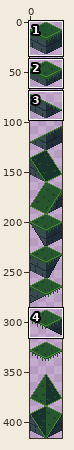
File history of a pixel-art file, assets/img/settlements/tileset_buildings.aseprite. Above, an overview of the earlier version with the close-up marked.
Close-up. As it was:
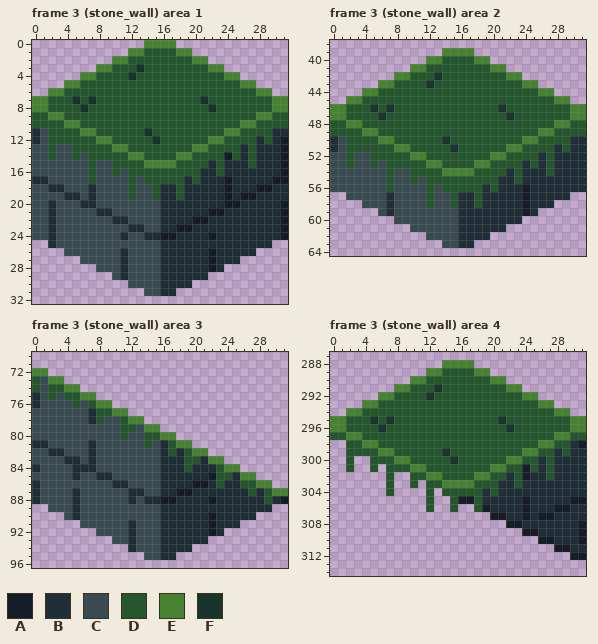
32x416 pixels, 6 frames. Shown: frame 3 (stone_wall) area 1: x 0..31, y 0..32; frame 3 (stone_wall) area 2: x 0..31, y 38..64; frame 3 (stone_wall) area 3: x 0..31, y 70..96; frame 3 (stone_wall) area 4: x 0..31, y 287..314. The commit also changed other frames or places, which this record leaves out.
Visible layers, top first: "Extras", "NoCopy", "Copy".
Palette (. is transparent): A #151d28  B #202e37  C #394a50  D #25562e  E #468232  F #19332d
Pixels before, frame 3 (stone_wall) area 1, first column x 0:
 0 ..............EEEE..............
 1 ............EEDDDDEE............
 2 ..........EEDDDDDDDDEE..........
 3 ........EEDDDFDDDDDDDDEE........
 4 ......EEDDDDFDDDDDDDDDDDEE......
 5 ....EEDDDDDDDDDDDDDDDDDDDDEE....
 6 ..EEDDDDDDDDDDDDDDDDDDDDDDDDEE..
 7 EEDDDFDFDDDDDDDDDDDDDFDDDDDDDDEE
 8 EEDDDDFDDDDDDDDDDDDDDDFDDDDDDDEE
 9 DDEEDDDDDDDDDDDDDDDDDDDDDDDDEEDD
10 DDDDEEDDDDDDDDDDDDDDDDDDDDEEDDDD
11 BCDDDDEEDDDDDDFDDDDDDDDDEEDDDDBB
12 BCDDDDDDEEDDDDDFDDDDDDEEDDDDBDBA
13 CCDCCDDDDDEEDDDDDDDDEEDDDDBDBBBA
14 CCDCCDCDDDDDEEDDDDEEDDDDADBDBBBA
15 CCCCCCCDCCDDDDEEEEDDDDBDBBBDBBBA
16 CCCCCCCDCCDCDDDDDDDDDBBDBBBBBBBA
17 BBCCCCCDCCCCDCDDDDDBDBBBABBBBBAA
18 CCBBCCCBCCCCDCCDBBDBBBBBABBBAABB
19 CCCCBBCBCCCCDCCDBBDBBBBBABAABBBB
20 CCBCCCBBCCCCCCCCBBBBBBBBAABBBBBA
21 CCBCCCCCBBCCCCCCBBBBBBAABBBBBBBA
22 CCBCCCCCCCBBCCCCBBBBAABBBBBBBBBA
23 CCBCCCCCCCCCBBCCBBAABBBBBBBBBBBA
24 CCBCCCCCCCCBCCBBAABBBBABBBBBBBBA
25 ..BCCCCCCCCCCCCCBBBBBBBBBBBBBB..
26 ....CCCCCCCBCCCCBBBBBBABBBBB....
27 ......CCCCCBCCCCBBBBBBABBB......
28 ........CCCBCCCCBBBBBBAB........
29 ..........CBCCCCBBBBBB..........
30 ............CCCCBBBB............
31 ..............CCBB..............
Pixels before, frame 3 (stone_wall) area 2, first column x 0:
39 ..............EEEE..............
40 ............EEDDDDEE............
41 ..........EEDDDDDDDDEE..........
42 ........EEDDDFDDDDDDDDEE........
43 ......EEDDDDFDDDDDDDDDDDEE......
44 ....EEDDDDDDDDDDDDDDDDDDDDEE....
45 ..EEDDDDDDDDDDDDDDDDDDDDDDDDEE..
46 EEDDDFDFDDDDDDDDDDDDDFDDDDDDDDEE
47 EEDDDDFDDDDDDDDDDDDDDDFDDDDDDDEE
48 DDEEDDDDDDDDDDDDDDDDDDDDDDDDEEDD
49 DDDDEEDDDDDDDDDDDDDDDDDDDDEEDDDD
50 BCDDDDEEDDDDDDFDDDDDDDDDEEDDDDBB
51 BCDDDDDDEEDDDDDFDDDDDDEEDDDDBDBB
52 CCDCCDDDDDEEDDDDDDDDEEDDDDBDBBBB
53 CCDCCDCDDDDDEEDDDDEEDDDDBDBDBBBB
54 CCCCCCCDCCDDDDEEEEDDDDBDBBBDBBBB
55 CCCCCCCDCCDCDDDDDDDDDBBDBBBBBBBB
56 CCCCCCCDCCCCDCDDDDDBDBBBABBBBBBB
57 ..CCCCCBCCCCDCCDBBDBBBBBABBBBB..
58 ....CCCBCCCCDCCDBBDBBBBBABBB....
59 ......CBCCCCCCCCBBBBBBBBAB......
60 ........CCCCCCCCBBBBBBBB........
61 ..........CCCCCCBBBBBB..........
62 ............CCCCBBBB............
63 ..............CCBB..............
Pixels before, frame 3 (stone_wall) area 3, first column x 0:
72 EE..............................
73 DCEE............................
74 DCDDEE..........................
75 BCDCDDEE........................
76 BCCCCDCDEE......................
77 CCCCCCCBDDEE....................
78 CCCCCCCBDCCDEE..................
79 CCCCCCCCCCCDDCEE................
80 CCCCCCCCCCCDCCDDEE..............
81 BBCCCCCBCCCCCCDCBDEE............
82 CCBBCCCBCCCCCCCCBDBDEE..........
83 CCCCBBCBCCCCCCCCBBBDDBEE........
84 BCCCCBBBCCCCCCCCBBBDBBBDEE......
85 CCCCCBCCBBCCCCCCBBBBBBADDBEE....
86 BCCCCCCCCCBBCCCCBBBBAABDBBDDEE..
87 BCCCCBCCCCCCBBCCBBAABBBBBBBDBDEE
88 BCCCCBCCCCCCBCBBAABBBBABBBBBBDBA
89 ..CCCBCCCCCCCCCCBBBBBBBBBBBBBB..
90 ....CBCCCCCCCCCCBBBBBBABBBBB....
91 ......CCCCCCBCCCBBBBBBABBB......
92 ........CCCCBCCCBBBBBBAB........
93 ..........CCBCCCBBBBBB..........
94 ............BCCCBBBB............
95 ..............CCBB..............
Pixels before, frame 3 (stone_wall) area 4, first column x 0:
288 ..............EEEE..............
289 ............EEDDDDEE............
290 ..........EEDDDDDDDDEE..........
291 ........EEDDDFDDDDDDDDEE........
292 ......EEDDDDFDDDDDDDDDDDEE......
293 ....EEDDDDDDDDDDDDDDDDDDDDEE....
294 ..EEDDDDDDDDDDDDDDDDDDDDDDDDEE..
295 EEDDDFDFDDDDDDDDDDDDDFDDDDDDDDEE
296 EEDDDDFDDDDDDDDDDDDDDDFDDDDDDDEE
297 DDEEDDDDDDDDDDDDDDDDDDDDDDDDEEDD
298 ..DDEEDDDDDDDDDDDDDDDDDDDDEEDDBA
299 ..DDDDEEDDDDDDFDDDDDDDDDEEDDBDBB
300 ..D..DDDEEDDDDDFDDDDDDEEDDBDBBBB
301 ..D..D.DDDEEDDDDDDDDEEDDADBDBBBB
302 .......D..DDEEDDDDEEDDBDABBDBBBB
303 .......D..D.DDEEEEDDDBBDBBBBBBBB
304 .......D....D.DDDDDBDBBBBBBBBBBB
305 ............D..DAADBBBBBABBBBBAA
306 ............D..D..DABBBBABBBAABB
307 ....................AABBABAABBBB
308 ......................AABBBBBBBA
309 ........................AABBBBBA
310 ..........................AABBBA
311 ............................AABB
312 ..............................AA
Now the later version:
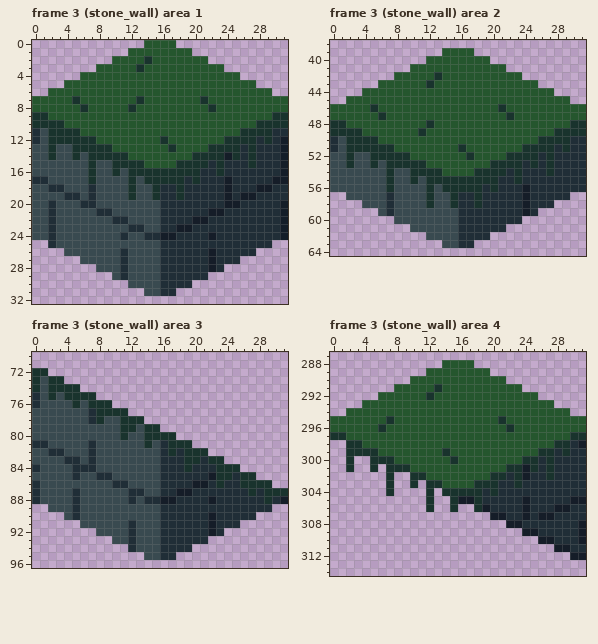
Changes in this commit:
Changed rows in their new state; - is an unchanged pixel.
Frame 3 (stone_wall) area 1, layer "Extras":
first column x 0:
 0 --------------DDDD--------------
 1 ------------DD----DD------------
 2 ----------DD--F-----DD----------
 3 --------DD------------DD--------
 4 ------DD----D-----------DD------
 5 ----DD--------------------DD----
 6 --DD------------------------DD--
 7 DD-----D-----F----------------DD
 8 DD----------F-----------------DD
 9 FFDD------------------------DDFF
10 FFFFDD--------------------DDFFFF
11 --FFFFDD------D---------DDFFFF--
12 --FFFFFFDD-----DF-----DDFFFF-F--
13 --F--FFFFFDD-----F--DDFFFF-F----
14 --F--F-FFFFFDD----DDFFFF-F-F----
15 -------F--FFFFDDDDFFFF-F---F----
16 -------F--F-FFFFFFFFF--F--------
17 -------F----F-FFFFF-F-----------
18 ------------F--F--F-------------
19 ------------F--F--F-------------
Frame 3 (stone_wall) area 2, layer "Extras":
first column x 0:
39 --------------DDDD--------------
40 ------------DD----DD------------
41 ----------DD--------DD----------
42 --------DD------------DD--------
43 ------DD----------------DD------
44 ----DD--------------------DD----
45 --DD------------------------DD--
46 DD-----D----------------------DD
47 DD----------------------------DD
48 FFDD--------F---------------DDFF
49 FFFFDD-----F--------------DDFFFF
50 --FFFFDD------D---------DDFFFF--
51 --FFFFFFDD-----DF-----DDFFFF-F--
52 --F--FFFFFDD-----F--DDFFFF-F----
53 --F--F-FFFFFDD----DDFFFF-F-F----
54 -------F--FFFFDDDDFFFF-F---F----
55 -------F--F-FFFFFFFFF--F--------
56 -------F----F-FFFFF-F-----------
57 ------------F--F--F-------------
58 ------------F--F--F-------------
Frame 3 (stone_wall) area 3, layer "Extras":
first column x 0:
72 FF------------------------------
73 F-FF----------------------------
74 F-FFFF--------------------------
75 --F-FFFF------------------------
76 -----F-FFF----------------------
77 --------FFFF--------------------
78 --------F--FFF------------------
79 -----------FF-FF----------------
80 -----------F--FFFF--------------
81 --------------F--FFF------------
82 -----------------F-FFF----------
83 -------------------FF-FF--------
84 -------------------F---FFF------
85 -----------------------FF-FF----
86 -----------------------F--FFFF--
87 ---------------------------F-FFF
88 -----------------------------F--
Frame 3 (stone_wall) area 4, layer "Extras":
first column x 0:
288 --------------DDDD--------------
289 ------------DD----DD------------
290 ----------DD--------DD----------
291 --------DD------------DD--------
292 ------DD----------------DD------
293 ----DD--------------------DD----
294 --DD------------------------DD--
295 DD---D------------------------DD
296 DD----------------------------DD
297 FFDD------------------------DDFF
298 --FFDD--------------------DDFF--
299 --FFFFDD----------------DDFF-F--
300 --F--FFFDD------------DDFF-F----
301 --F--F-FFFDD--------DDFF-F-F----
302 -------F--FFDD----DDFF-F---F----
303 -------F--F-FFDDDDFFF--F--------
304 -------F----F-FFFFF-F-----------
305 ------------F--F--F-------------
306 ------------F--F--F-------------
Boxes around the changes in both close-ups, in picture pixels (x1, y1, x2, y2):
changed: (32, 40, 288, 200)
changed: (330, 48, 586, 208)
changed: (32, 368, 288, 504)
changed: (330, 360, 586, 512)
